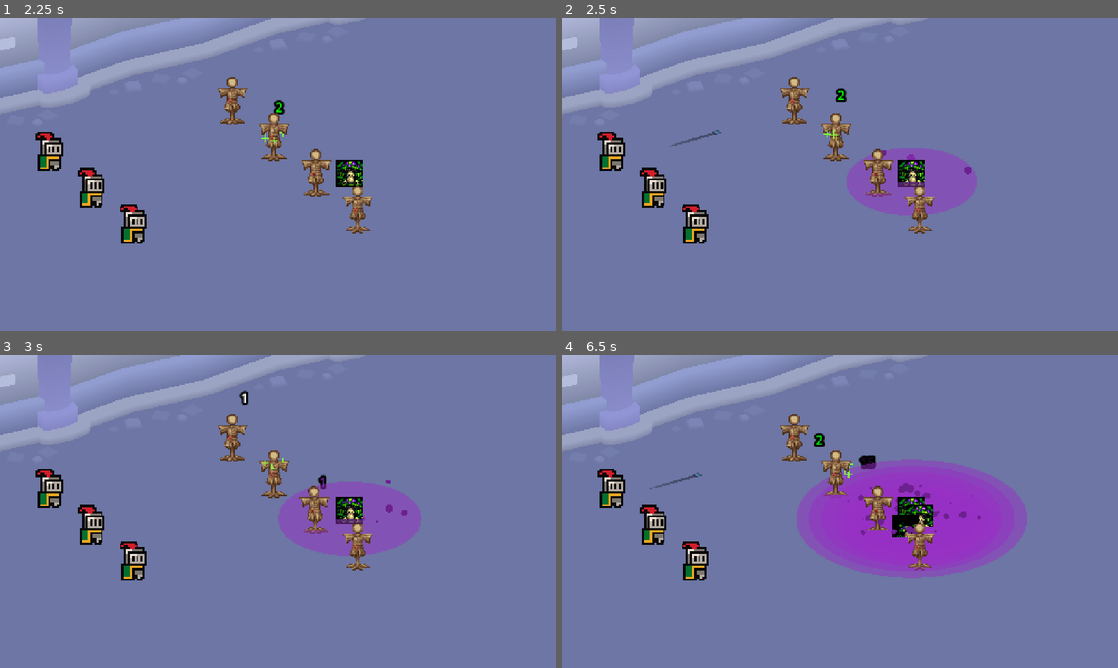
Above: before the commit, frames 1-4 (two rows, left to right).
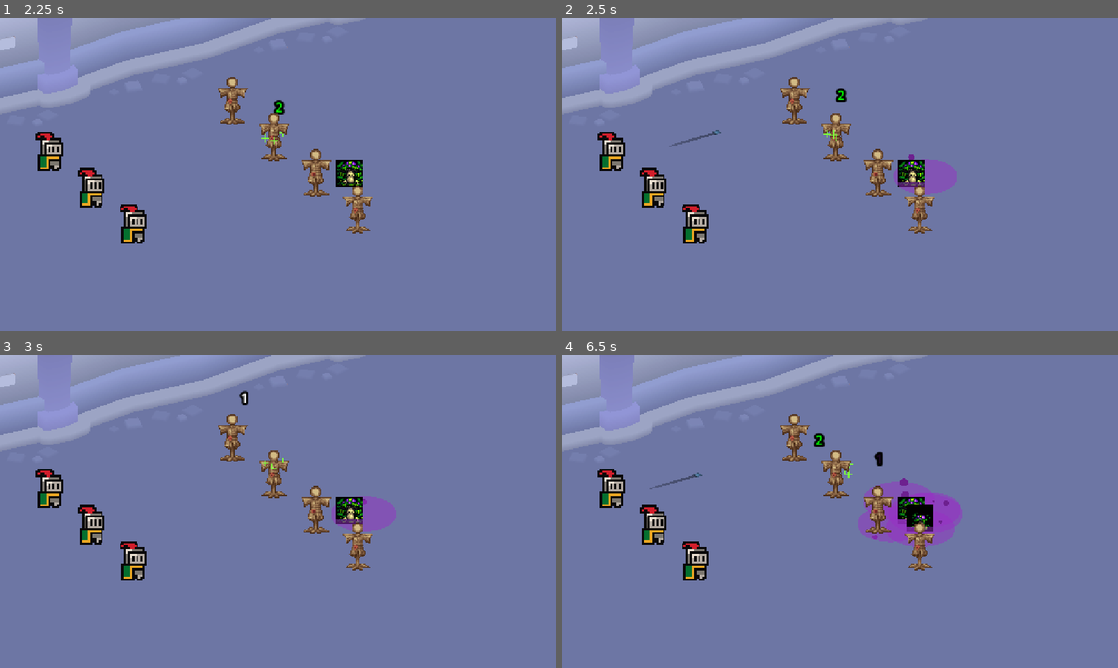
Above: after the commit, the same moments.

Repository: NouCake/ram-dungeon
Game: Godot game, scene res://scenes/showcase.tscn
Same seed, same stepped clock (60 frames per second), same inputs: the game is played once before the commit and once after it. The engine's default icon, where the game draws it, is replaced by a stand-in: a white triangle on a blue panel in a dark square.
Inputs:
- Up to frame 1 (2.25 s): tap Enter (ui_accept) at 0.5, 0.77, 1.25, 1.52, 2 s
- Up to frame 2 (2.5 s): no input
- Up to frame 3 (3 s): no input
- Up to frame 4 (6.5 s): tap Enter (ui_accept) at 3.02, 3.77, 4.52, 6.02 s

Frame 1 is identical in both runs. In frame 2, 2.4% of the frame differs, in the area x 51-75%, y 41-64%; in frame 3, 3.4%; in frame 4, 11%, in the area x 42-84%, y 25-72%.

Commit message:
Spread poison of mushroms

Diff:
--- a/assets/entities/effect/posion_area.tscn
+++ b/assets/entities/effect/posion_area.tscn
@@ -54,14 +54,17 @@
 collision_mask = 0
 monitorable = true
 effect = SubResource("Resource_vduma")
+effect_range = 0.75
 grows = true
-max_range = 3.0
+max_range = 1.0
+time_alive = 8.0
 
 [node name="mesh" parent="." index="1" unique_id=1293802551]
 transform = Transform3D(1, 0, 0, 0, 1, 0, 0, 0, 1, 0, 0.03910038, 0)
 mesh = SubResource("CylinderMesh_h7aau")
 
 [node name="particles" parent="." index="2" unique_id=1130558367]
+amount = 2
 process_material = SubResource("ParticleProcessMaterial_vduma")
 draw_pass_1 = SubResource("SphereMesh_vduma")
 
--- a/assets/scripts/effect_area.gd
+++ b/assets/scripts/effect_area.gd
@@ -28,7 +28,6 @@
 	alive_timer += delta
 	if alive_timer >= time_alive:
 		queue_free()
-		print("Effect area expired after " + str(alive_timer) + " seconds.")
 		return
 
 	time_since_last_update += delta
--- a/assets/scripts/shroom.gd
+++ b/assets/scripts/shroom.gd
@@ -4,6 +4,7 @@
 @export var poison_interval := 1.0
 @export var effect_scene: PackedScene
 @export var time_alive := 5.0
+@export var spawn_area_radius := 1.0
 
 @onready var sprite: Sprite3D = get_node("sprite")
 
@@ -45,5 +46,11 @@
 func spawn_effect() -> void:
 	var effect_instance: Node3D = effect_scene.instantiate()
 	get_tree().current_scene.add_child(effect_instance)
-	effect_instance.global_position = global_position
+	var random_offset := random_point_in_circle(spawn_area_radius)
+	effect_instance.global_position = global_position + random_offset
 	effect_instance.global_position.y = 0
+
+func random_point_in_circle(radius: float) -> Vector3:
+	var angle := randf() * TAU
+	var r := radius * sqrt(randf())
+	return Vector3(r * cos(angle), 0, r * sin(angle))
--- a/scenes/showcase.tscn
+++ b/scenes/showcase.tscn
@@ -110,7 +110,7 @@
 to_spawn = ExtResource("8_vwee6")
 target_filters = Array[String](["enemy3"])
 action_range = 5.0
-action_interval = 3.0
+action_interval = 6.0
 pause_until_action_success = true
 metadata/_custom_type_script = "uid://628trxcomqbm"
 
Not shown: 1 places in assets/entities/damage_number.tscn that only renumber resources
Not shown: 1 places in scenes/showcase.tscn that only renumber resources
